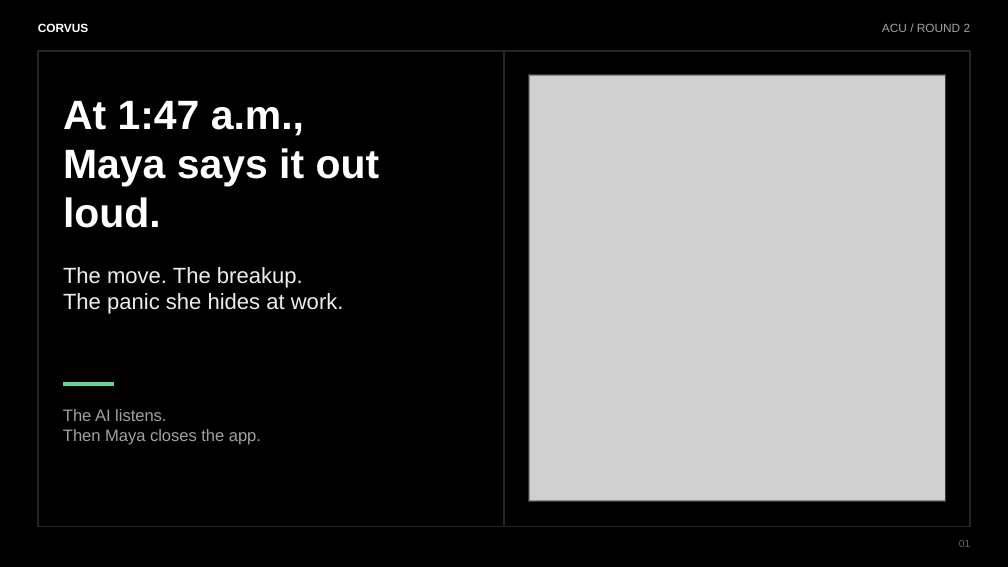
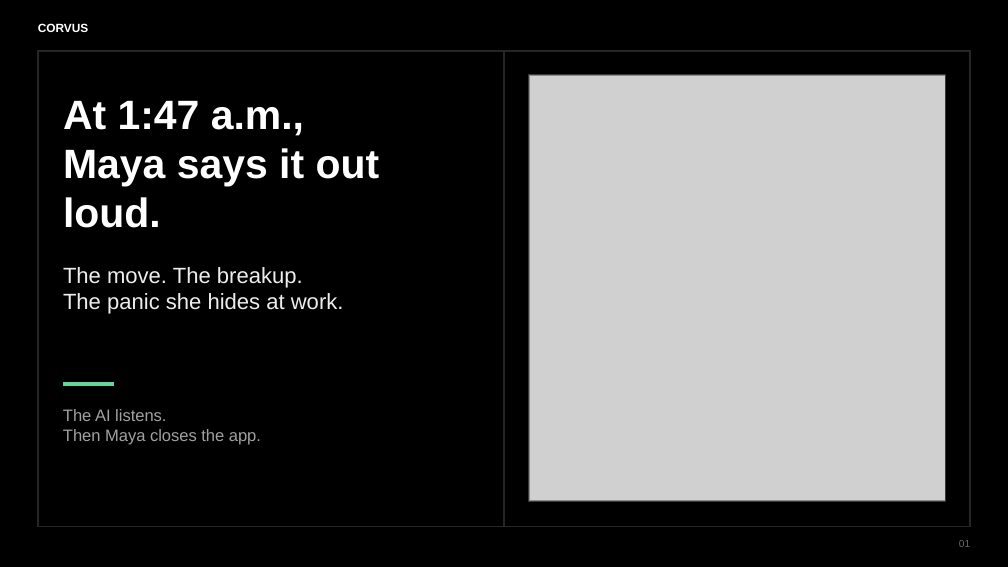
Before and after one commit to JonahFSD/CORVUS2, a slide deck: slide 1 of docs/pitch/round-2/corvus-round-2-therapy-pitch.pptx. Drawn at 1008x567 pixels with LibreOffice and Linux fonts; fonts in the diff are those of the drawing; grey boxes stand for pictures. Boxes give left, top, right and bottom in pixels: in the first picture for what was removed or moved away, otherwise in the second. Text is boxed around its words. In the diff, an @@ line names an element or a change of style, - is before the commit and + after.

Commit message:
docs: remove round label from Corvus pitch

```diff
--- a/docs/pitch/round-2/corvus-round-2-therapy-pitch.pptx
+++ b/docs/pitch/round-2/corvus-round-2-therapy-pitch.pptx
@@ text removed at (x1=882, y1=24, x2=971, y2=32) @@
-ACU / ROUND 2
```
Also in this commit, not shown: 3 other slides changed, 1 other file.
